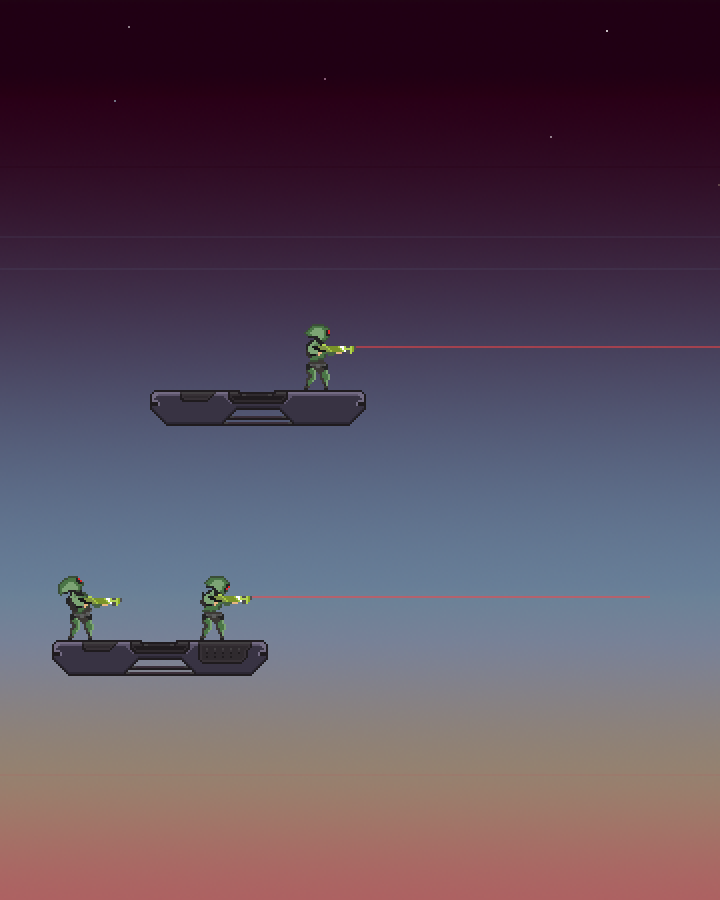
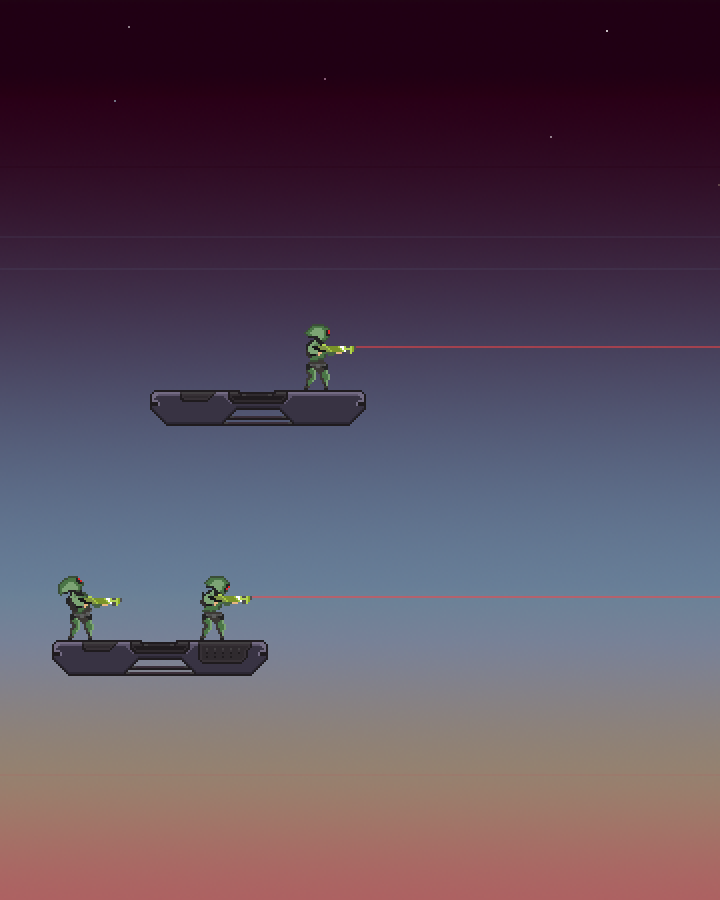
Revision of a layered w=720, h=900 image; what changed, layer by layer:
added layer "Layer 5" (50%) in group "CharacterUpright copy" over <box>650,596,720,598</box>
